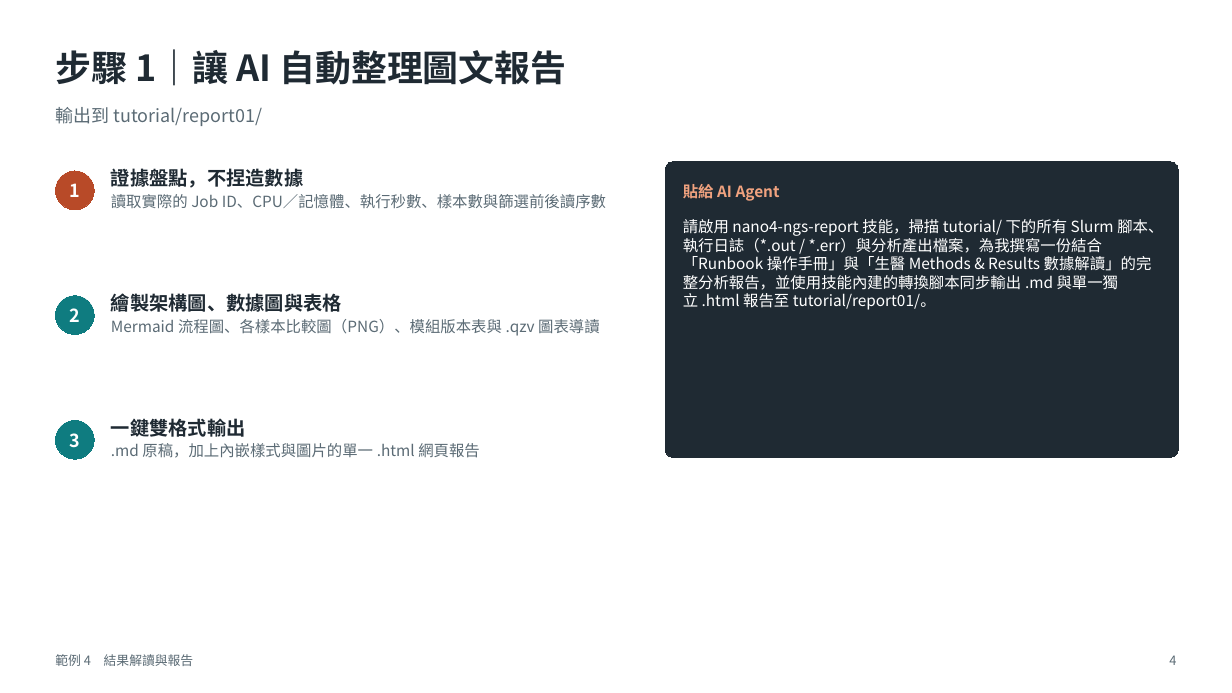
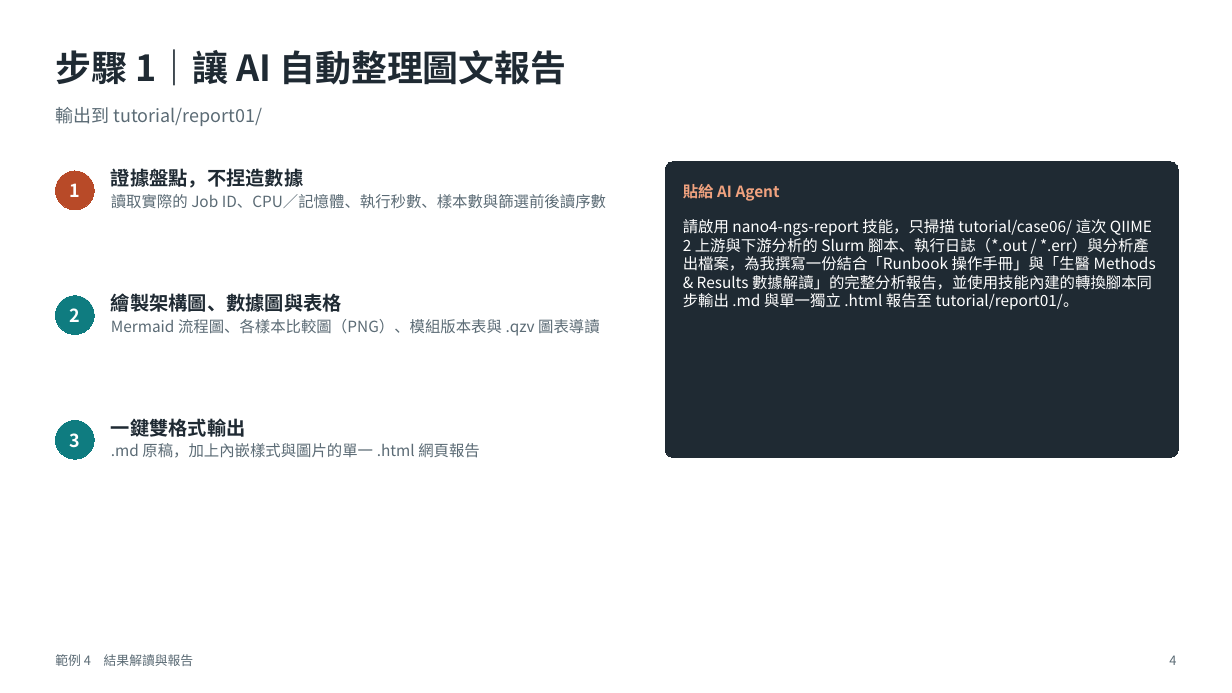
Before and after one commit to gemini960114/nano4-ngs-slurm-skill, a slide deck: slide 4 of PPTX/4_結果解讀與圖文報告.pptx. Drawn at 1232x693 pixels with LibreOffice and Linux fonts; fonts in the diff are those of the drawing. Boxes give left, top, right and bottom in pixels: in the first picture for what was removed or moved away, otherwise in the second. Text is boxed around its words. In the diff, an @@ line names an element or a change of style, - is before the commit and + after.

```diff
--- a/PPTX/4_結果解讀與圖文報告.pptx
+++ b/PPTX/4_結果解讀與圖文報告.pptx
@@ text in rounded rectangle at [683, 219, 1156, 310]: text changed @@
-請啟用 nano4-ngs-report 技能，掃描 tutorial/ 下的所有 Slurm 腳本、執行日誌（*.out / *.err）與分析產出檔案，為我撰寫一份結合「Runbook 操作手冊」與「生醫 Methods & Results 數據解讀」的完整分析報告，並使用技能內建的轉換腳本同步輸出 .md 與單一獨立 .html 報告至 tutorial/report01/。
+請啟用 nano4-ngs-report 技能，只掃描 tutorial/case06/ 這次 QIIME 2 上游與下游分析的 Slurm 腳本、執行日誌（*.out / *.err）與分析產出檔案，為我撰寫一份結合「Runbook 操作手冊」與「生醫 Methods & Results 數據解讀」的完整分析報告，並使用技能內建的轉換腳本同步輸出 .md 與單一獨立 .html 報告至 tutorial/report01/。
```
Also in this commit, not shown: 1 other slide changed, 1 other file.
